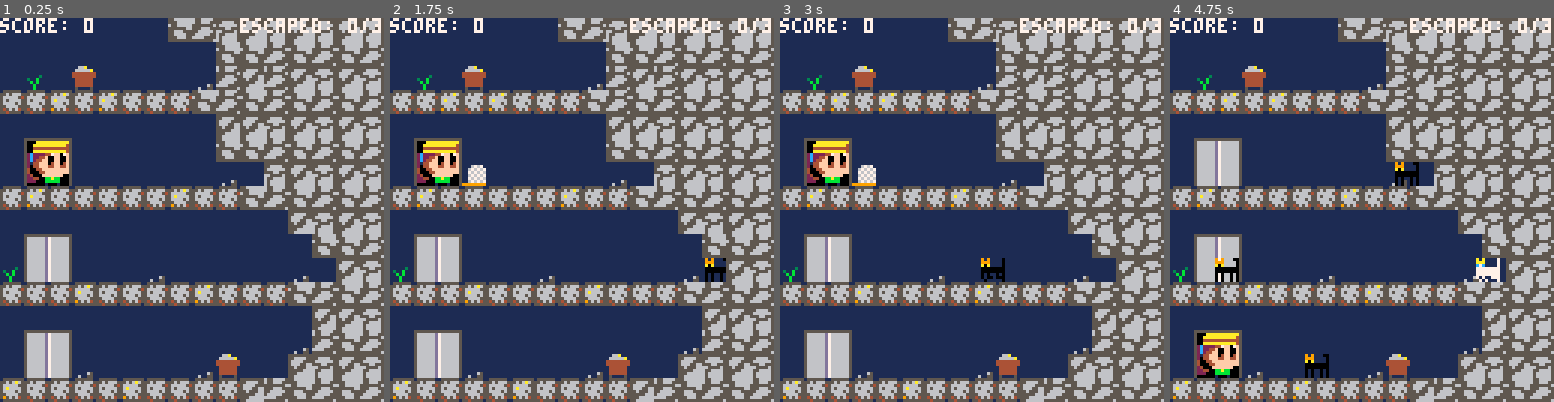
Above: before the commit, frames 1-4 (left to right).
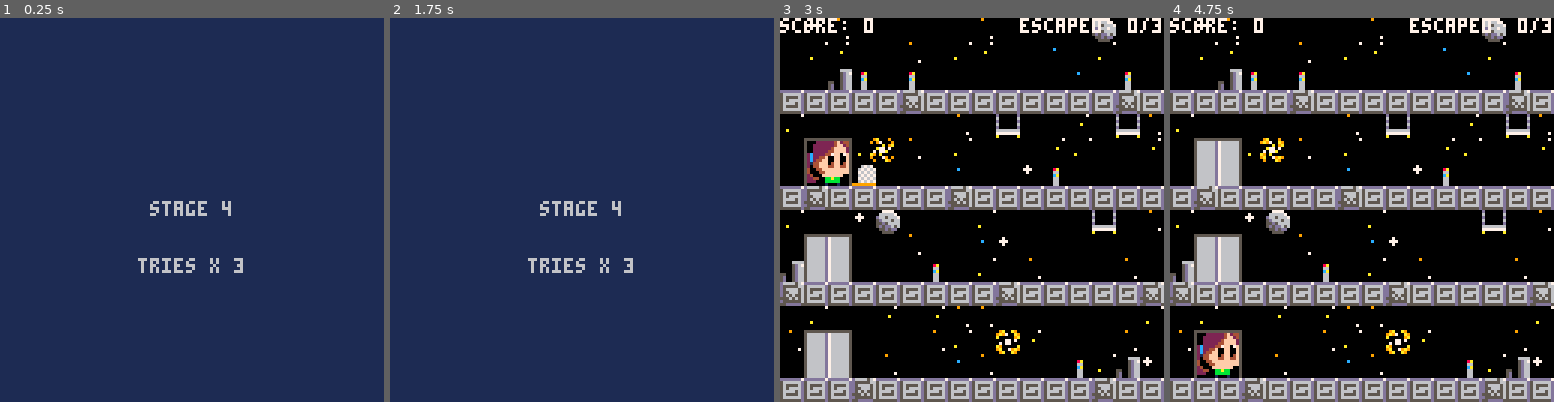
Above: after the commit, the same moments.

Repository: leonardost/cat-catcher-0
Game: PICO-8 cartridge cat_catcher_0.p8
The game is run twice, just before and just after one commit, with the same random seed, the same clock (stepped at 60 frames per second) and the same inputs.
Inputs:
- Up to frame 1 (0.25 s): no input
- Up to frame 2 (1.75 s): tap X (X key) at 0.33, 1.07 s; tap O (Z key) at 0.7, 1.7 s; hold Right from 1.6 s (still down)
- Up to frame 3 (3 s): tap X (X key) at 1.85, 2.97 s; release Right at 2.1 s; tap O (Z key) at 2.1, 2.5, 2.9 s; hold Up 2.15-2.42 s; hold Right from 2.47 s (still down)
- Up to frame 4 (4.75 s): release Right at 3.03 s; hold Left 3.08-3.58 s; tap O (Z key) every 0.4 s from 3.3 to 4.5 s; hold Down 3.63-3.97 s; hold Right 4.02-4.68 s; tap X (X key) at 4.08 s; hold Up from 4.73 s (still down)

The runs differ from the first frame. In frame 1, 54% of the frame differs, in the area x 0-100%, y 0-100%; in frame 2, 55%; in frame 3, 82%; in frame 4, 83%.

Commit message:
Workign on stage 4 graphics (space)

Diff:
--- a/cat_catcher_0.p8
+++ b/cat_catcher_0.p8
@@ -36,14 +36,13 @@
   current_floor = 0
   score = 0
   high_score = 0
-  stage = 3
+  stage = 4
   caught_cats = 0
   escaped_cats = 0
   -- cats that were either captured or escaped
   finished_cats = 0
   tries = 3
   floor_base_y = 40
-
   --[[
   game states:
   0 = title screen
@@ -53,7 +52,7 @@
   4 = ending
   5 = game over
   --]]
-  game_state = 2
+  game_state = 1
 
   girl = girl_actor(8, floor_base_y + 32 * current_floor)
   add(actors, girl)
@@ -202,6 +201,9 @@
   	     for tp in all(torch_positions) do
     	     add(actors, torch_actor(tp[1], tp[2]))
   	     end
+  	   elseif stage == 4 then
+  	     -- add animations
+  	     add(actors, quasar_actor(30, 40))
   	   end
   	   t = 0
   	 end
@@ -394,6 +396,8 @@
       cls(2)
     elseif stage == 3 then
       cls(1)
+    elseif stage == 4 then
+      cls(0)
     end
 		  map((stage - 1) * 16, 0, 0, 0, 16, 16)
 		  if stage == 2 then
@@ -1161,6 +1165,39 @@
   return torch
 end
 
+function quasar_actor(x, y)
+	 local t = 0
+
+  local sprites = {
+    sprite(1, 1, { 142 }),
+    sprite(1, 1, { 143 }),
+    sprite(1, 1, { 158 }),
+    sprite(1, 1, { 159 }),
+    sprite(1, 1, { 174 }),
+    sprite(1, 1, { 175 }),
+    sprite(1, 1, { 190 }),
+    sprite(1, 1, { 175 }),
+    sprite(1, 1, { 174 }),
+    sprite(1, 1, { 159 }),
+    sprite(1, 1, { 158 }),
+    sprite(1, 1, { 143 }),
+    sprite(1, 1, { 142 }),
+  }
+  local animation = animation()
+  for i = 1, 13 do
+    animation.add_frame(sprites[i], 3)
+  end
+  local idle = state("idle", animation)
+  local quasar = actor(x, y, { idle })
+
+  function quasar.update()
+    quasar.update_state()
+  end
+
+  return quasar
+end
+
+
 
 
 
@@ -1392,37 +1429,37 @@
 0000000000000000000000000000000000000000000000000000000000000000000000000000000000000000000000000000000000000000000000000000000000000000000000000000000000000000000000000000000000000000000000000000000000000000000000000000000000000000000000000000000000000000
 0000000000000101000000000000000000000000000001010000000000000000000000000000000000000000000000000000000000000000000000000000000000000000000000000000000000000000000000000000000000000000000000000000000000000000000000000000000000000000000000000000000000000000
 __map__
-0000000000000000000000000000000000000000000000000000000000000000000000000000009697878687868786870000000000000000000000000000000000000000000000000000000000000000000000000000000000000000000000000000000000000000000000000000000000000000000000000000000000000000
-00000000004c0000004f0000004d4e0000005c5c000000000000000000005c00000000000000000000969697969796970000000000000000000000000000000000000000000000000000000000000000000000000000000000000000000000000000000000000000000000000000000000000000000000000000000000000000
-0000000048000000004b494949494a4b006e6c6c6d006f5d006e6d0000006c00006d000e000000000f978697868786870000000000000000000000000000000000000000000000000000000000000000000000000000000000000000000000000000000000000000000000000000000000000000000000000000000000000000
-060606060606060606060606060606066a6a6a6a6a6a6a6a6a6a6a6a6a6a6a6a39393a393a39393996979697969796970000000000000000000000000000000000000000000000000000000000000000000000000000000000000000000000000000000000000000000000000000000000000000000000000000000000000000
-0000000000000000000000000000000000000000000000000000000000000000000000000000000000868687868786870000000000000000000000000000000000000000000000000000000000000000000000000000000000000000000000000000000000000000000000000000000000000000000000000000000000000000
-006667004d4e0000004c000000004f00006667005c0000000000005c00000000006667000000000000969697969796970000000000000000000000000000000000000000000000000000000000000000000000000000000000000000000000000000000000000000000000000000000000000000000000000000000000000000
-007677000000480000004b0000480000007677006c0000006d00006c0000006d0076770000000000000f0087868786870000000000000000000000000000000000000000000000000000000000000000000000000000000000000000000000000000000000000000000000000000000000000000000000000000000000000000
-060606060606060606060606060606066a6a6b6a6a6a6a6a6a6a6a6a6a6a6b6a393a39393939393a39399697969796970000000000000000000000000000000000000000000000000000000000000000000000000000000000000000000000000000000000000000000000000000000000000000000000000000000000000000
-0000000000000000000000000000000000000000000000000000000000000000000000000000000000000000868786870000000000000000000000000000000000000000000000000000000000000000000000000000000000000000000000000000000000000000000000000000000000000000000000000000000000000000
-00666700004c000000004d4e00004c00006667000000000000005c00005c0000006667000000000000000000009696970000000000000000000000000000000000000000000000000000000000000000000000000000000000000000000000000000000000000000000000000000000000000000000000000000000000000000
-007677004b00004a00494958594b4949007677006e6d000000006c00006c6e006d76770000000f00000000000f0086870000000000000000000000000000000000000000000000000000000000000000000000000000000000000000000000000000000000000000000000000000000000000000000000000000000000000000
-060606060606060606060606060606066a6a6a6a6a6b6a6a6a6a6a6b6a6a6a6a3939393a393939393a393939969796970000000000000000000000000000000000000000000000000000000000000000000000000000000000000000000000000000000000000000000000000000000000000000000000000000000000000000
-0000000000000000000000000000000000000000000000000000000000000000000000000000000000000000008686870000000000000000000000000000000000000000000000000000000000000000000000000000000000000000000000000000000000000000000000000000000000000000000000000000000000000000
-006667004d4e00004f0000000000004c0066670000005c0000000000000000000066670000000000000000000f9796970000000000000000000000000000000000000000000000000000000000000000000000000000000000000000000000000000000000000000000000000000000000000000000000000000000000000000
-0076770000004b000048005859004b000076770000006c0000006d00006f006e0076770f000000000f0e0000868786870000000000000000000000000000000000000000000000000000000000000000000000000000000000000000000000000000000000000000000000000000000000000000000000000000000000000000
-060606060606060606060606060606066b6a6a6a6a6a6a6a6b6a6a6a6a6b6a6a3a393939393a393939398697969796970000000000000000000000000000000000000000000000000000000000000000000000000000000000000000000000000000000000000000000000000000000000000000000000000000000000000000
-…(18 lines of a section not shown)…
+000000000000000000000000000000000000000000000000000000000000000000000000000000969787868786878687008889000000000089000000008c000000000000000000000000000000000000000000000000000000000000000000000000000000000000000000000000000000000000000000000000000000000000
+00000000004c0000004f0000004d4e0000005c5c000000000000000000005c000000000000000000009696979697969700989900008900989900008d0098000000000000000000000000000000000000000000000000000000000000000000000000000000000000000000000000000000000000000000000000000000000000
+0000000048000000004b494949494a4b006e6c6c6d006f5d006e6d0000006c00006d000e000000000f978697868786870000b6b700b70000000000008d00b70000000000000000000000000000000000000000000000000000000000000000000000000000000000000000000000000000000000000000000000000000000000
+060606060606060606060606060606066a6a6a6a6a6a6a6a6a6a6a6a6a6a6a6a39393a393a3939399697969796979697a8a8a8a8a8b8a8a8a8a8a8a8a8a8b8a800000000000000000000000000000000000000000000000000000000000000000000000000000000000000000000000000000000000000000000000000000000
+0000000000000000000000000000000000000000000000000000000000000000000000000000000000868687868786879800000000000089009d000099009d8900000000000000000000000000000000000000000000000000000000000000000000000000000000000000000000000000000000000000000000000000000000
+006667004d4e0000004c000000004f00006667005c0000000000005c00000000006667000000000000969697969796970066679800890098000000999800009900000000000000000000000000000000000000000000000000000000000000000000000000000000000000000000000000000000000000000000000000000000
+007677000000480000004b0000480000007677006c0000006d00006c0000006d0076770000000000000f008786878687007677000000008d000088b70000000000000000000000000000000000000000000000000000000000000000000000000000000000000000000000000000000000000000000000000000000000000000
+060606060606060606060606060606066a6a6b6a6a6a6a6a6a6a6a6a6a6a6b6a393a39393939393a3939969796979697a8b8a8a8a8a8a8b8a8a8a8a8a8a8a8a800000000000000000000000000000000000000000000000000000000000000000000000000000000000000000000000000000000000000000000000000000000
+000000000000000000000000000000000000000000000000000000000000000000000000000000000000000086878687980000888c00000098000000009d008900000000000000000000000000000000000000000000000000000000000000000000000000000000000000000000000000000000000000000000000000000000
+00666700004c000000004d4e00004c00006667000000000000005c00005c00000066670000000000000000000096969700666700008900008d8800000000000000000000000000000000000000000000000000000000000000000000000000000000000000000000000000000000000000000000000000000000000000000000
+007677004b00004a00494958594b4949007677006e6d000000006c00006c6e006d76770000000f00000000000f008687b67677000000b700980089000000890000000000000000000000000000000000000000000000000000000000000000000000000000000000000000000000000000000000000000000000000000000000
+060606060606060606060606060606066a6a6a6a6a6b6a6a6a6a6a6b6a6a6a6a3939393a393939393a39393996979697b8a8a8a8a8a8a8a8a8b8a8a8a8a8a8b800000000000000000000000000000000000000000000000000000000000000000000000000000000000000000000000000000000000000000000000000000000
+0000000000000000000000000000000000000000000000000000000000000000000000000000000000000000008686870098000099009989890000000000009800000000000000000000000000000000000000000000000000000000000000000000000000000000000000000000000000000000000000000000000000000000
+006667004d4e00004f0000000000004c0066670000005c0000000000000000000066670000000000000000000f9796978966670000008998008e99000000890000000000000000000000000000000000000000000000000000000000000000000000000000000000000000000000000000000000000000000000000000000000
+0076770000004b000048005859004b000076770000006c0000006d00006f006e0076770f000000000f0e000086878687007677008900008d89000000b798b68800000000000000000000000000000000000000000000000000000000000000000000000000000000000000000000000000000000000000000000000000000000
+060606060606060606060606060606066b6a6a6a6a6a6a6a6b6a6a6a6a6b6a6a3a393939393a39393939869796979697a8a8a8b8a8a8a8a8a8a8a8a8a8b8a8a800000000000000000000000000000000000000000000000000000000000000000000000000000000000000000000000000000000000000000000000000000000
+…(18 lines of a section not shown)…
Not shown, changed: 37 lines of the sprite sheet (__gfx__) section of cat_catcher_0.p8
